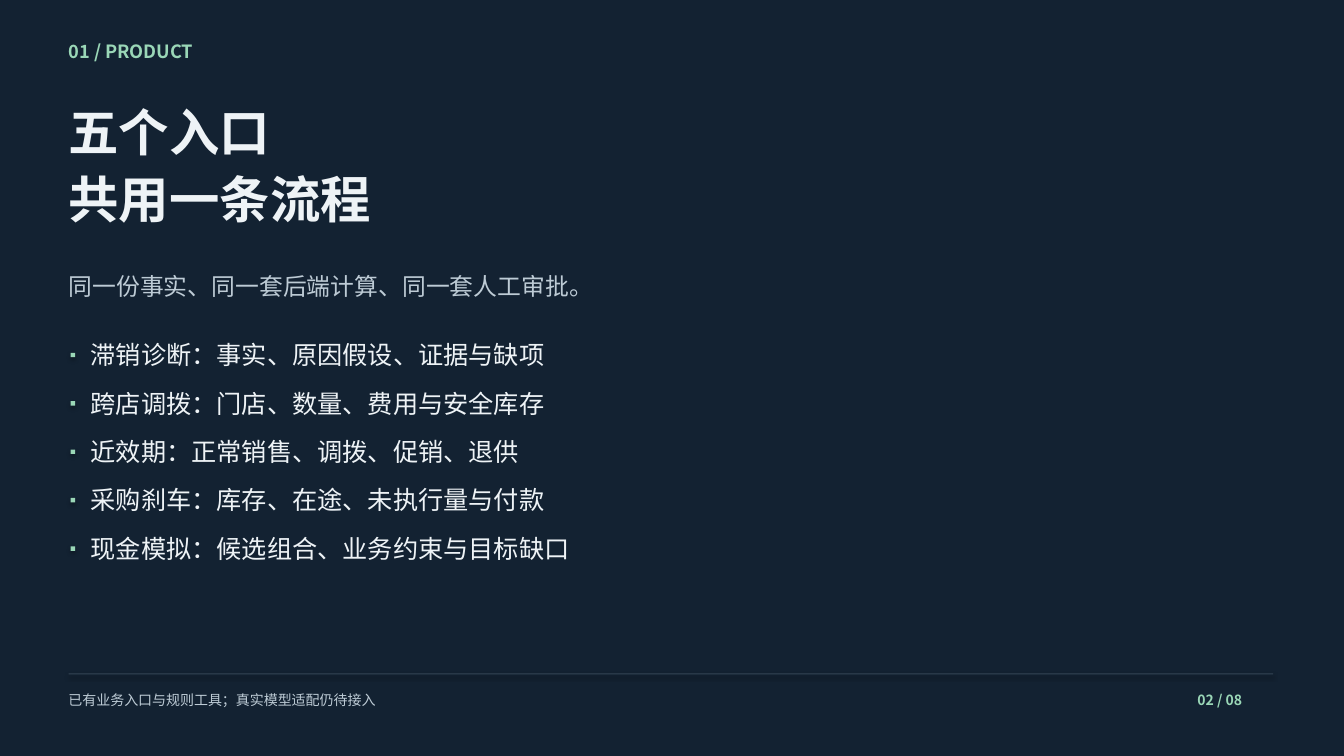
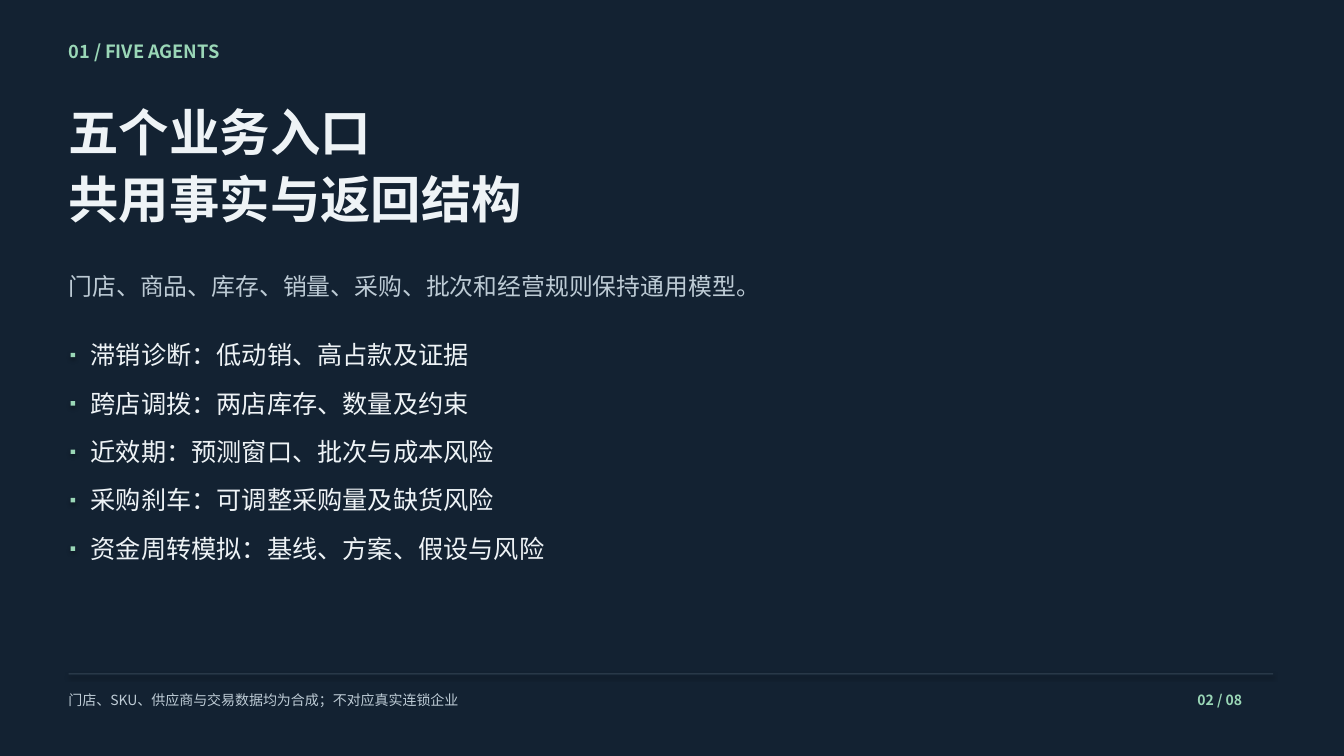
Before and after one commit to lyu054553-sketch/xihhhhh, a slide deck: slide 2 of docs/DEMO_SLIDES.pptx. Drawn at 1344x756 pixels with LibreOffice and Linux fonts; fonts in the diff are those of the drawing. Boxes give left, top, right and bottom in pixels: in the first picture for what was removed or moved away, otherwise in the second. Text is boxed around its words. In the diff, an @@ line names an element or a change of style, - is before the commit and + after.

```diff
--- a/docs/DEMO_SLIDES.pptx
+++ b/docs/DEMO_SLIDES.pptx
@@ text at (68, 44, 219, 58): text changed @@
-01 / PRODUCT
+01 / FIVE AGENTS
@@ text at (68, 108, 522, 223): text changed @@
-五个入口
-共用一条流程
+五个业务入口
+共用事实与返回结构
@@ text at (68, 275, 759, 297): text changed @@
-同一份事实、同一套后端计算、同一套人工审批。
+门店、商品、库存、销量、采购、批次和经营规则保持通用模型。
@@ text at (91, 342, 469, 366): text changed @@
-滞销诊断：事实、原因假设、证据与缺项
+滞销诊断：低动销、高占款及证据
@@ text at (91, 391, 469, 415): text changed @@
-跨店调拨：门店、数量、费用与安全库存
+跨店调拨：两店库存、数量及约束
@@ text at (91, 439, 494, 463): text changed @@
-近效期：正常销售、调拨、促销、退供
+近效期：预测窗口、批次与成本风险
@@ text at (91, 487, 494, 511): text changed @@
-采购刹车：库存、在途、未执行量与付款
+采购刹车：可调整采购量及缺货风险
@@ text at (91, 536, 545, 560): text changed @@
-现金模拟：候选组合、业务约束与目标缺口
+资金周转模拟：基线、方案、假设与风险
@@ text at (68, 693, 458, 707): text changed @@
-已有业务入口与规则工具；真实模型适配仍待接入
+门店、SKU、供应商与交易数据均为合成；不对应真实连锁企业
```
Also in this commit, not shown: 4 other slides changed, 3 slides added, 3 slides removed, 15 other files.
